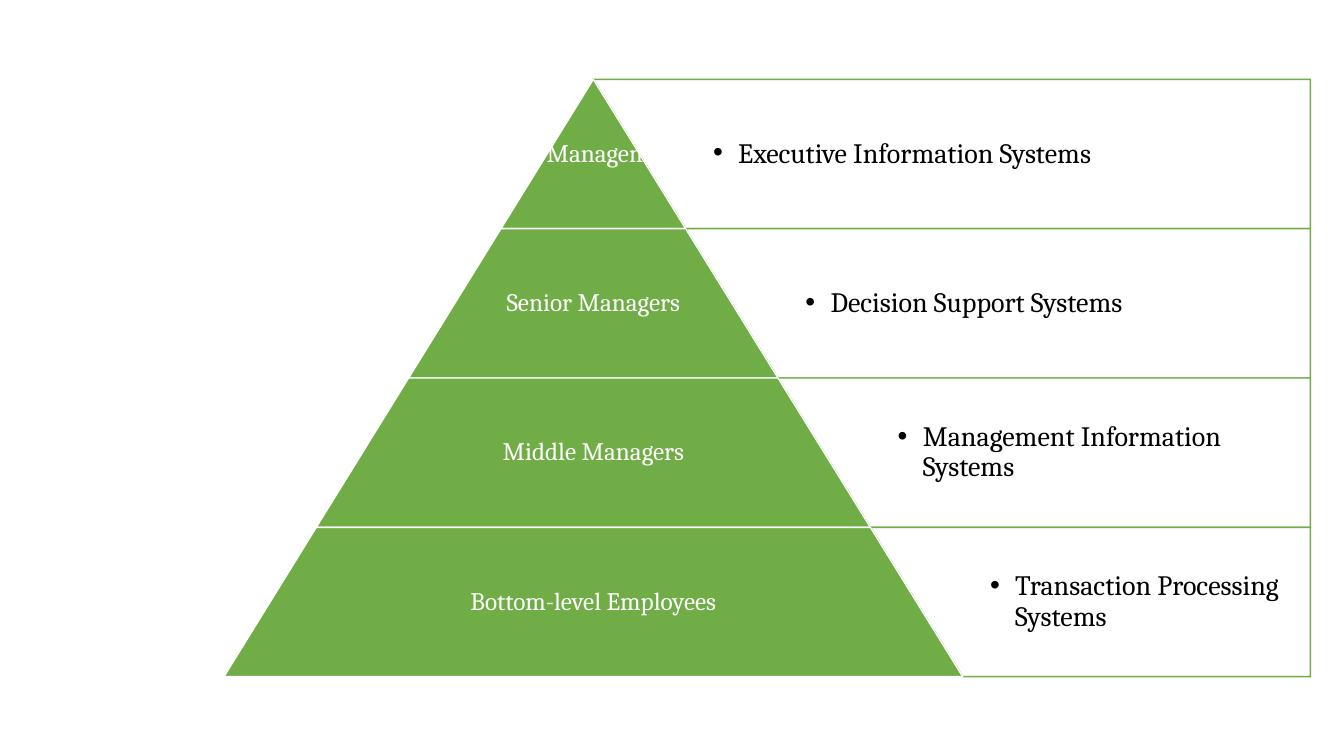
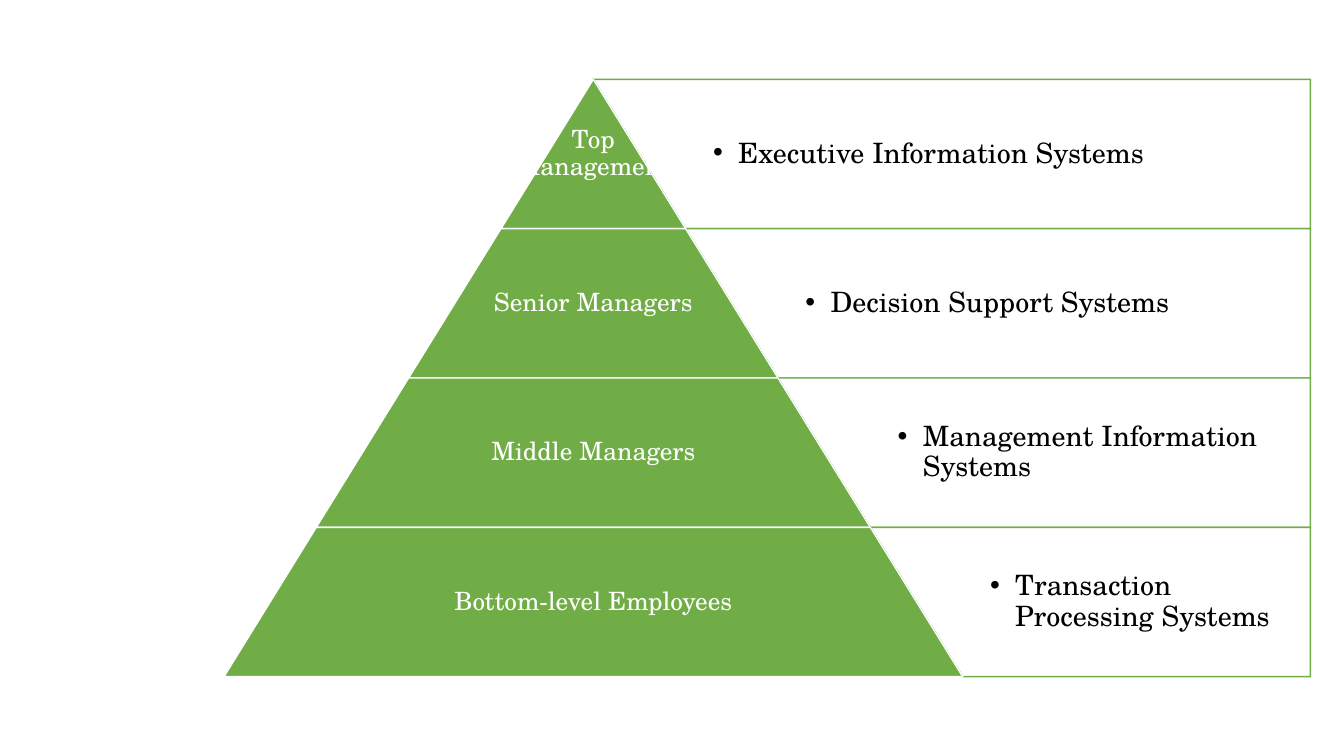
Before and after one commit to afthaj/finalThesis, a slide deck: slide 4 of figures 2.pptx. Drawn at 1344x756 pixels with LibreOffice and Linux fonts; fonts in the diff are those of the drawing. Boxes give left, top, right and bottom in pixels: in the first picture for what was removed or moved away, otherwise in the second. Text is boxed around its words. In the diff, an @@ line names an element or a change of style, - is before the commit and + after.

```diff
--- a/figures 2.pptx
+++ b/figures 2.pptx
@@ font Cambria to TeX Gyre Schola in 8 elements at [738, 142, 1144, 169], [517, 130, 670, 183], [831, 291, 1169, 318], [494, 292, 693, 316], [923, 425, 1257, 482], [491, 441, 695, 465], [1015, 574, 1270, 632], [454, 591, 732, 615] @@
```
Also in this commit, not shown: 3 other slides changed, 20 other files.
